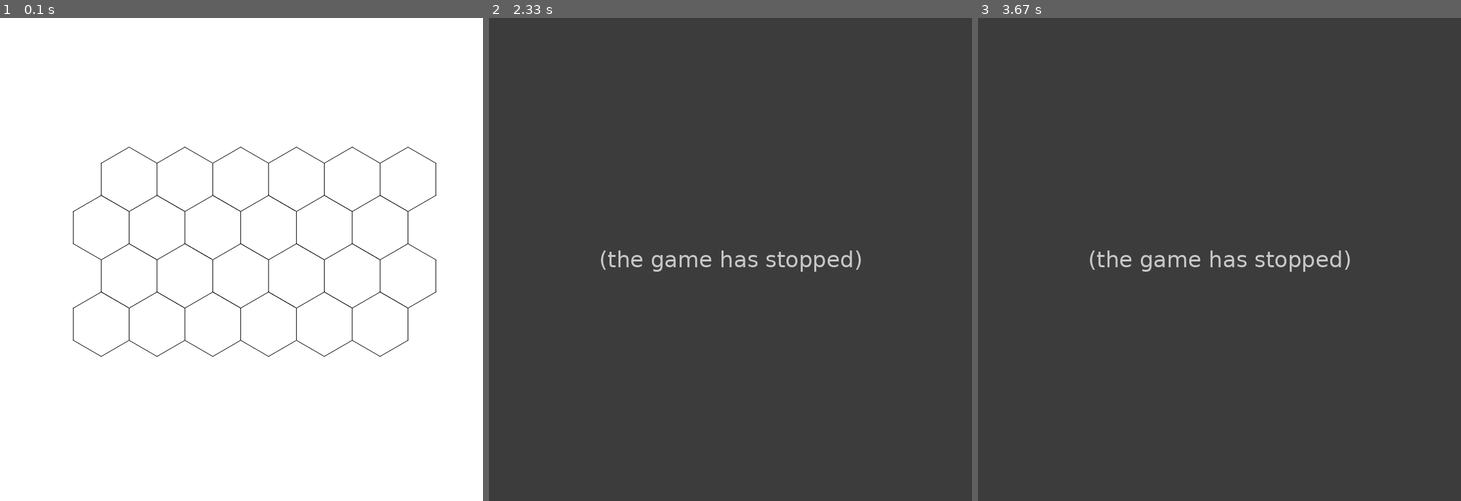
Above: before the commit, frames 1-3 (left to right).
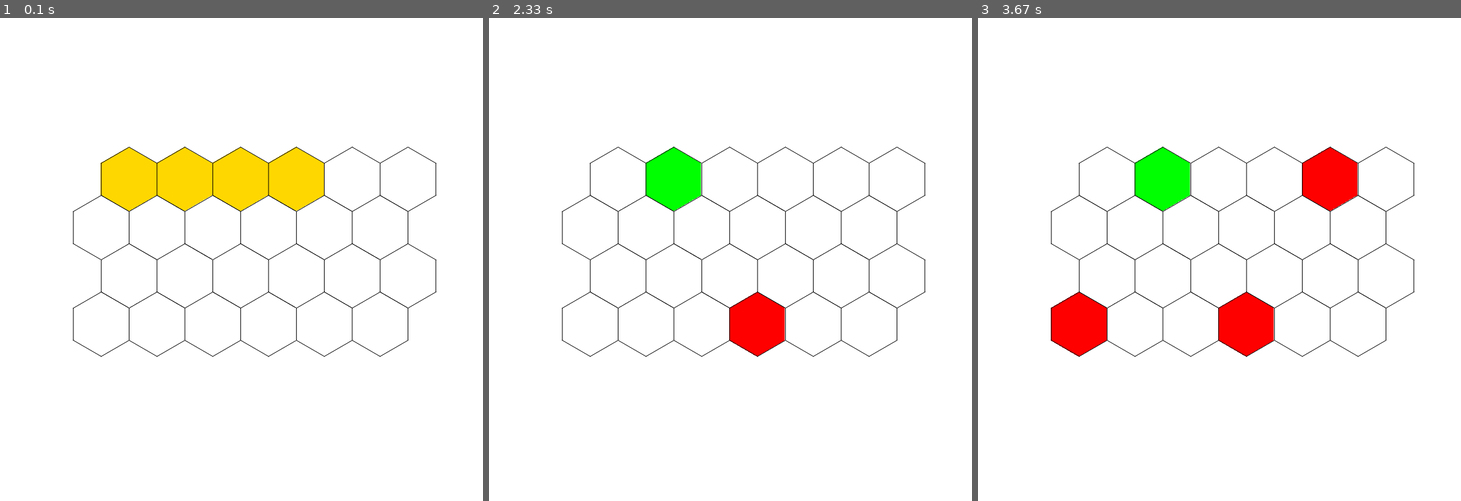
Above: after the commit, the same moments.

Repository: masoudrahimi39/visual-working-memory-game
Game: pygame game, started from main.py
Two runs of this game, one before a commit and one after it. Both use one fixed random seed, a clock stepped at 60 frames per second and the inputs below.
Inputs (mouse positions are in pixels of both pictures, inside the frame that each line leads up to):
- Up to frame 1 (0.1 s): no input
- Up to frame 2 (2.33 s): click (735, 312) at 1.88 s; click (662, 158) at 2.22 s
- Up to frame 3 (3.67 s): press the mouse at (1151, 158) at 2.53 s; move the mouse to (1108, 235) at 2.63 s; release the mouse at (1060, 307) at 2.77 s; click (1320, 172) at 2.92 s

The runs differ from the first frame. In frame 1, 4.6% of the frame differs, in the area x 20-68%, y 26-40%; in frame 2, 100%; in frame 3, 100%, in the area x 0-100%, y 0-100%.
Error before the commit: AttributeError: 'HexagonTile' object has no attribute 'answer_seq' (hexagon.py line 59); the game stopped at 2 s (later frames are placeholders)

Commit message:
add attributes to task class; some attributes are not assign yet

Diff:
--- a/hexagon.py
+++ b/hexagon.py
@@ -18,9 +18,9 @@
 @dataclass
 class HexagonTile:
     """Each Hexagon is one object from HexagonTile"""
-
     is_target_cell : Boolean
     position: Tuple[float, float]
+    index: int
     radius: float = 50
     is_clicked_as_answer: Boolean = False
     is_answered_true: Boolean = None
@@ -52,11 +52,9 @@
         if math.dist(point, self.centre) < self.minimal_radius :
             self.is_clicked_as_answer = True
             if self.is_target_cell == True:       # if this cell is s target cell
-                self.answer_seq.append('T')
                 self.is_answered_true = True
                 self.answer_colour = (0, 255, 0)     # green colour
             else:
-                self.answer_seq.append('F')
                 self.is_answered_true = False
                 self.answer_colour = (255, 0, 0)     # red colour
             return True
--- a/main.py
+++ b/main.py
@@ -11,12 +11,7 @@
 import pygame
 from task import Task
 from hexagon import HexagonTile
-
 from dataclasses import dataclass
-
-
-# pylint: disable=no-member
-
 
 
 def render_task(screen, hexagons):
@@ -36,61 +31,19 @@
     pygame.display.flip()
 
 
-def init_hexagons(indices_to_1, num_x=6, num_y=4) -> List[HexagonTile]:
-    """Creates a hexaogonal tile map of size num_x * num_y"""
 
-    # determine if first cell is yellow or white
-    temp = True if 0 in indices_to_1 else False
-    leftmost_hexagon = HexagonTile(is_target_cell=temp, position=(200, 200))  # TODO: change the position
-    hexagons = [leftmost_hexagon]
-    hex_counter = 0
-    gap = 0
+def main(indices_to_1):
+    # creat an instance of task
+    task_obj = Task(indices_to_1=indices_to_1)
+    task_obj.creat_task()
+    # task_obj.user_id =                       # UUID of the user
 
-    # iterate over rows
-    for x in range(num_y):  # x is the row number
-        if x:
-            # alternate between bottom left and bottom right vertices of hexagon above
-            index = 2 if x % 2 == 1 else 4
-            position = leftmost_hexagon.vertices[index]
-            position = (position[0], position[1]+gap)
-
-            # determine if current cell is target or not (yellow or white)
-            is_target_cell = True if hex_counter in indices_to_1 else False
-            leftmost_hexagon = HexagonTile(is_target_cell=is_target_cell, position=position)
-            hexagons.append(leftmost_hexagon)
-            hex_counter +=1
-        else:
-            hex_counter +=1
-
-        # place hexagons to the left of leftmost hexagon, with equal y-values.
-        hexagon = leftmost_hexagon
-
-        # iterate over columns
-        for i in range(1, num_x):   # i is the column number
-            x, y = hexagon.position  # type: ignore
-            position = (x + hexagon.minimal_radius * 2, y)
-            position = (position[0]+2*gap, position[1])
-
-            # determine if current cell is target or not (yellow or white)
-            is_target_cell = True if hex_counter in indices_to_1 else False
-            hexagon = HexagonTile(is_target_cell=is_target_cell, position=position)
-            hexagons.append(hexagon)
-            hex_counter +=1
-
-    return hexagons
-
-
-
-def main():
-    # creat an instance of task
-    task_obj = Task(indices_to_1=[1, 2, 3, 23], num_x=6, num_y=4)
-
-    # show the task to the player for show_time seconds
+    # show the task to the player for task_obj.show_time seconds
     pygame.init()
     screen = pygame.display.set_mode((750, 750))
     # screen = pygame.display.set_mode((0, 0), pygame.FULLSCREEN)
-    show_time = 2
-    endTime = datetime.datetime.now() + datetime.timedelta(seconds=show_time)
+    endTime = datetime.datetime.now() + datetime.timedelta(seconds=task_obj.show_time)
+    task_obj.task_showing_datetime = datetime.datetime.now()
     while True:
         render_task(screen, task_obj.hexagons)
         if datetime.datetime.now() >= endTime:
@@ -101,10 +54,10 @@
     # show the white screen to the user in order to get his/her answer
     pygame.init()
     screen = pygame.display.set_mode((750, 750))
-    clock = pygame.time.Clock()
-    terminated = False              # if answer is terminated or not
+    clock = pygame.time.Clock()     # clock is starting at the time of showing white screen in order to get the user's answer
+
+    terminated = False              # if answering is terminated or not
     clicked_hexagon_id = set()
-    # click_counter
     while not terminated:
         for event in pygame.event.get():
             if event.type == pygame.QUIT:
@@ -115,36 +68,36 @@
                     terminated = True
 
             # handle MOUSEBUTTONUP
-            if event.type == pygame.MOUSEBUTTONUP:
-                # get position of the mouse clicke (x, y)
-                pos = pygame.mouse.get_pos()
+            if event.type == pygame.MOUSEBUTTONUP and event.button == 1:
+
+
+
+                pos = pygame.mouse.get_pos()           # position of the mouse clicke; (x, y)
                 # find the hexagon which the user clicked on
                 for hexagon in task_obj.hexagons:
+                    if hexagon.collide_with_point(pos) and id(hexagon) not in clicked_hexagon_id :
+                        task_obj.indices_answer.append(hexagon.index)
+                        clicked_hexagon_id.add(id(hexagon))
+                        # add this click data into sequenc_answer (s.th. like this: 'TTTF')
+                        if hexagon.is_answered_true == True:
+                            task_obj.append_sequence_answer('T')
+                        elif hexagon.is_answered_true == False:
+                            task_obj.append_sequence_answer('F')
+                        break
 
-                    if hexagon.collide_with_point(pos):
-
-                        clicked_sprites = [hexagon]
-                        print(clicked_sprites)
-                        break
-                if clicked_sprites:
-                    clicked_hexagon_id.add(id(clicked_sprites[0]))
-                    if len(clicked_hexagon_id) == len(indices_to_1):
-                        # add answer sequence to the clicked_sprites
-                        for hexagon in clicked_sprites:
-                            hexagon.asn
-                        terminated = True
+                if len(clicked_hexagon_id) == len(indices_to_1):
+                    terminated = True
 
 
-                # do something with the clicked sprites...
-
-
-        render_answer(screen, hexagons)
+        render_answer(screen, task_obj.hexagons)
         clock.tick(50)
 
 
     time.sleep(1)
     pygame.display.quit()
+    # print(task_obj.sequence_answer)
+
 
 
 if __name__ == "__main__":
-    main()
+    main([0, 1, 2, 3])
--- a/task.py
+++ b/task.py
@@ -2,23 +2,25 @@
 from typing import List
 from typing import Tuple
 from hexagon import HexagonTile
+import datetime
+
 
 class Task:
-    def __init__(self, indices_to_1: Tuple[int, ...], num_x=6, num_y=4):
+    def __init__(self, indices_to_1, num_x=6, num_y=4, show_time=2):
 
         self.indices_to_1 = indices_to_1
         self.num_x = num_x
         self.num_y = num_y
-        # call instance method
-        self.hexagons = self.creat_task()
+        self.show_time = show_time
+        self.hexagons = self.creat_task()                 # call instance method
+        self.user_id = None                               # unique id
 
         # based on user answer
-        # self.datetime = datetime.datetime.now().__str__()
-        self.user_id = None                               # unique id
-        # self.num_task_played = None
+        self.task_showing_datetime = None                 # time of showing the task to user; used for ordering
+        self.indices_answer = []
+        self.sequence_answer = []                         # string like: TTTTFF
+        self.num_task_played = None
         self.response_time_seq = None
-        self.indices_answer = [None]*len(indices_to_1)
-        self.answer_sequenc = None                        # string like: TTTTFF
         self.num_true = None
         self.num_false = None
         self.is_wined = None                              # boolean, True: all correct ans, Fasle: at least one incorrect
@@ -30,11 +32,10 @@
 
         # determine if first cell is yellow or white
         temp = True if 0 in self.indices_to_1 else False
-        leftmost_hexagon = HexagonTile(is_target_cell=temp, position=(200, 200))  # TODO: change the position
+        hex_counter = 0
+        leftmost_hexagon = HexagonTile(is_target_cell=temp, position=(200, 200), index=hex_counter)  # TODO: change the position
         hexagons = [leftmost_hexagon]
-        hex_counter = 0
         gap = 0
-
         # iterate over rows
         for x in range(self.num_y):  # x is the row number
             if x:
@@ -45,7 +46,7 @@
 
                 # determine if current cell is target or not (yellow or white)
                 is_target_cell = True if hex_counter in self.indices_to_1 else False
-                leftmost_hexagon = HexagonTile(is_target_cell=is_target_cell, position=position)
+                leftmost_hexagon = HexagonTile(is_target_cell=is_target_cell, position=position, index=hex_counter)
                 hexagons.append(leftmost_hexagon)
                 hex_counter +=1
             else:
@@ -62,11 +63,17 @@
 
                 # determine if current cell is target or not (yellow or white)
                 is_target_cell = True if hex_counter in self.indices_to_1 else False
-                hexagon = HexagonTile(is_target_cell=False, position=position)
+                hexagon = HexagonTile(is_target_cell=is_target_cell, position=position, index=hex_counter)
                 hexagons.append(hexagon)
                 hex_counter +=1
 
         return hexagons
 
+    # def set_task_showing_datetime(self):
+    #     self.task_showing_datetime = datetime.datetime.now()
+
+    def append_sequence_answer(self, T_or_F):
+        # self.sequence_answer = self.sequence_answer + T_or_F
+        self.sequence_answer.append(T_or_F)
 
     # def answer_task(self):
